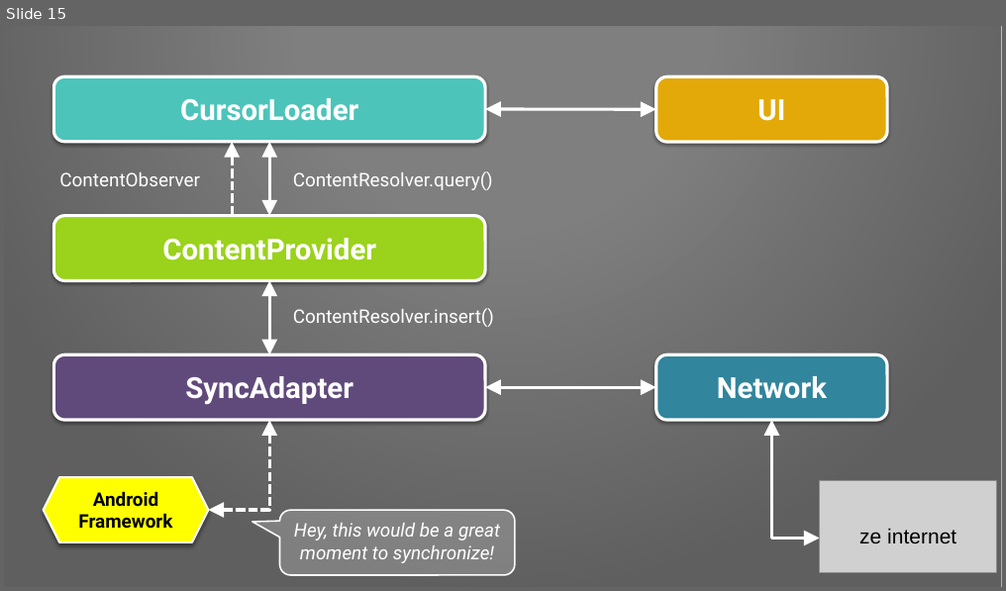
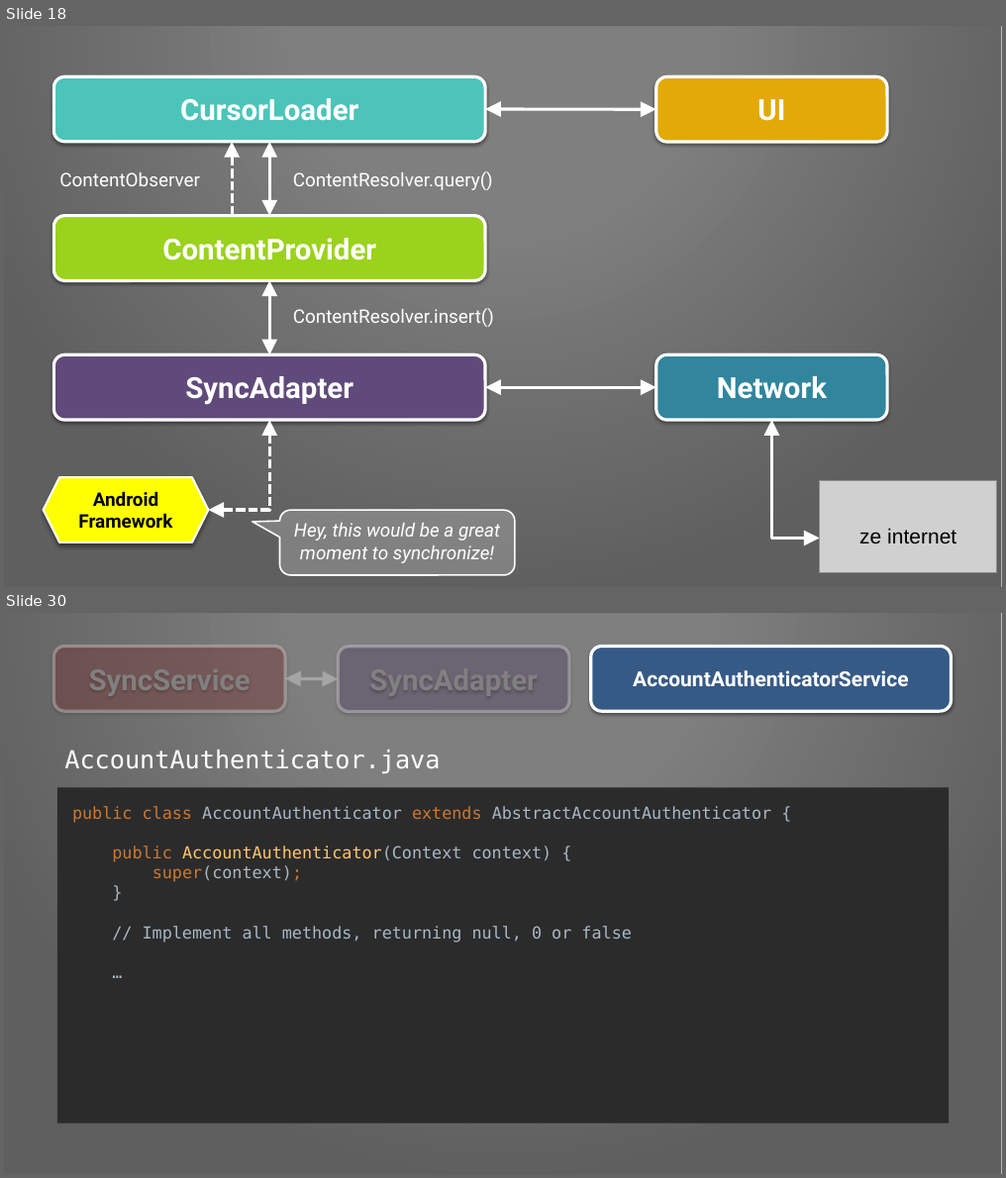
Before and after one commit to Pixplicity/sync-demo, a slide deck: I've been doing some syncing.pptx. Shown one above the other, each under a label of ours: slide 15 before the commit, slides 18 and 30 after it; the slides between them are not shown. The pictures are 1006x591 and 1006x1178 pixels, drawn with LibreOffice and Linux fonts; fonts in the diff are those of the drawing; grey boxes stand for pictures; background and template pictures are left out. Boxes give left, top, right and bottom in pixels: in the first picture for what was removed or moved away, otherwise in the second. Text is boxed around its words. In the diff, an @@ line names an element or a change of style, - is before the commit and + after.

Commit message:
extended on AccountAuthenticator and service, and many other improvements

```diff
--- a/I've been doing some syncing.pptx
+++ b/I've been doing some syncing.pptx
@@ slide 30 added at bbox=[4, 613, 1002, 1174], background picture (left out); not listed: 1 template element that a slide beside it also shows @@
@@ rounded rectangle added at bbox=[54, 646, 285, 711], fill #953735 at 30% opacity, outline #FFFFFF 3 pt, 28 pt, text #808080, bold @@
+SyncService
@@ rounded rectangle added at bbox=[338, 647, 569, 712], fill #604A7B at 30% opacity, outline #FFFFFF 3 pt, 28 pt, text #808080, bold @@
+SyncAdapter
@@ rounded rectangle added at bbox=[591, 646, 951, 711], fill #365A86, outline #FFFFFF 3 pt, 20 pt, text #FFFFFF, bold @@
+AccountAuthenticatorService
@@ double arrow added from (285, 679) to (338, 679), #FFFFFF 3 pt @@
@@ text added at bbox=[64, 750, 440, 773], 24 pt, text #FFFFFF @@
+AccountAuthenticator.java
@@ rectangle added at bbox=[57, 787, 948, 1124], fill #2B2B2B, 16 pt, text #A9B7C6 @@
+public class AccountAuthenticator extends AbstractAccountAuthenticator {
+public AccountAuthenticator(Context context) {
+super(context);
+}
+// Implement all methods, returning null, 0 or false
+…
@@ what was slide 15 is now slide 18 @@
```
Also in this commit, not shown: 15 slides changed, 15 other slides added, 4 slides removed.
